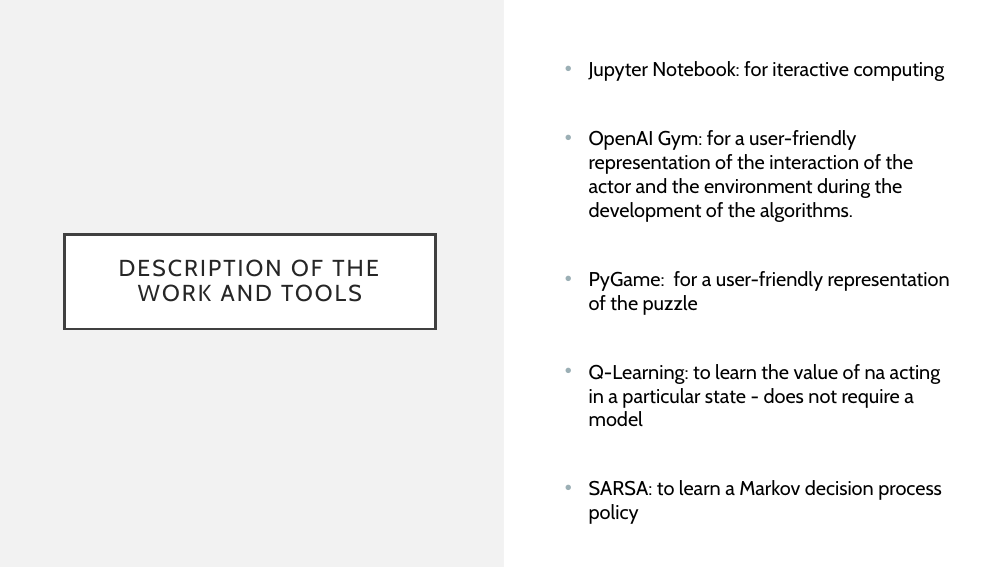
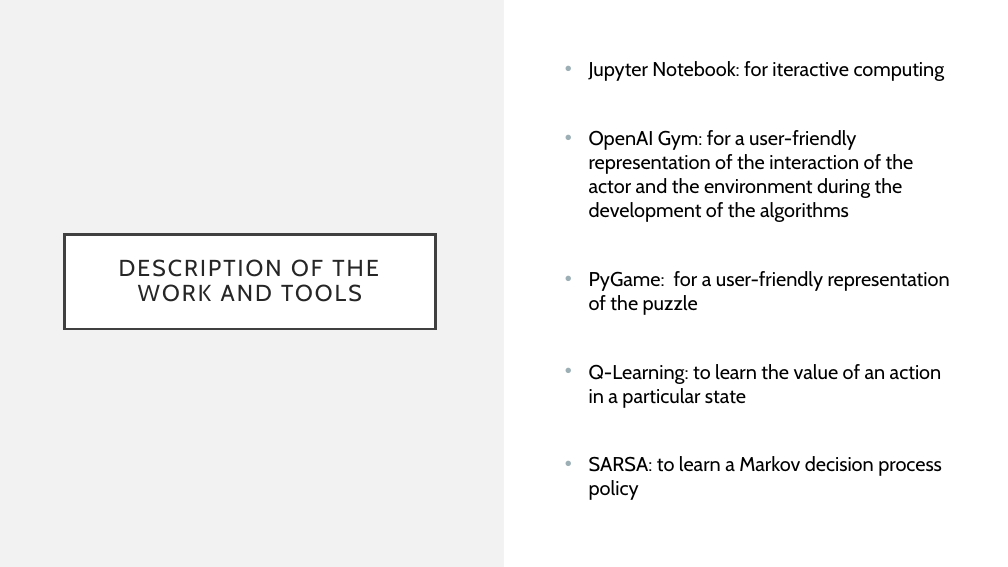
Before and after one commit to caroucintra/IART-PROJ2, a slide deck: slide 5 of docs/FirstCheckpoint.pptm. Drawn at 1008x567 pixels with LibreOffice and Linux fonts; fonts in the diff are those of the drawing. Boxes give left, top, right and bottom in pixels: in the first picture for what was removed or moved away, otherwise in the second. Text is boxed around its words. In the diff, an @@ line names an element or a change of style, - is before the commit and + after.

```diff
--- a/docs/FirstCheckpoint.pptm
+++ b/docs/FirstCheckpoint.pptm
@@ text at [589,130,914,222]: text changed @@
-• OpenAI Gym: for a user-friendly representation of the interaction of the actor and the environment during the development of the algorithms.
+• OpenAI Gym: for a user-friendly representation of the interaction of the actor and the environment during the development of the algorithms
@@ text at [589,364,942,408]: text changed @@
-• Q-Learning: to learn the value of na acting in a particular state - does not require a model
+• Q-Learning: to learn the value of an action in a particular state
```
Also in this commit, not shown: 3 other slides changed.
